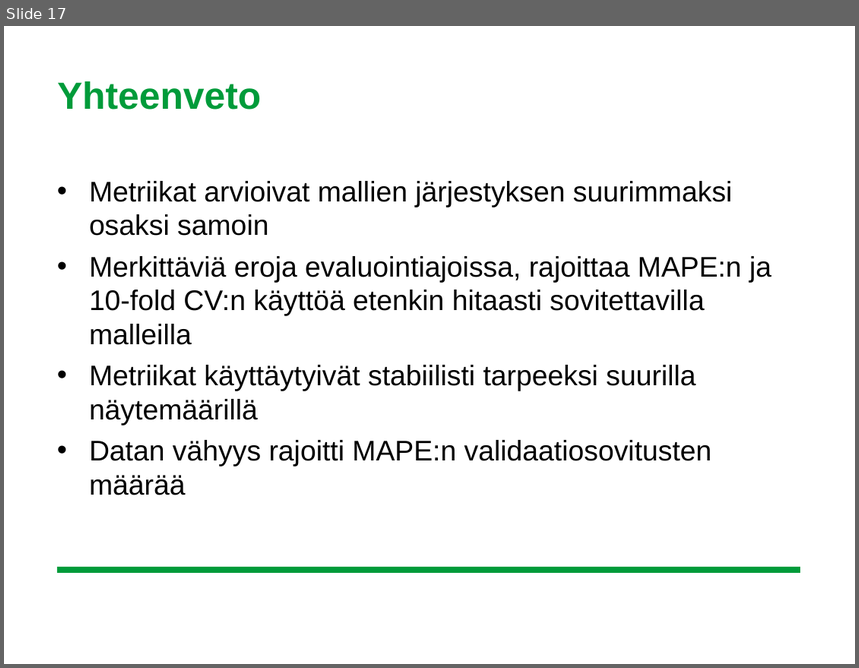
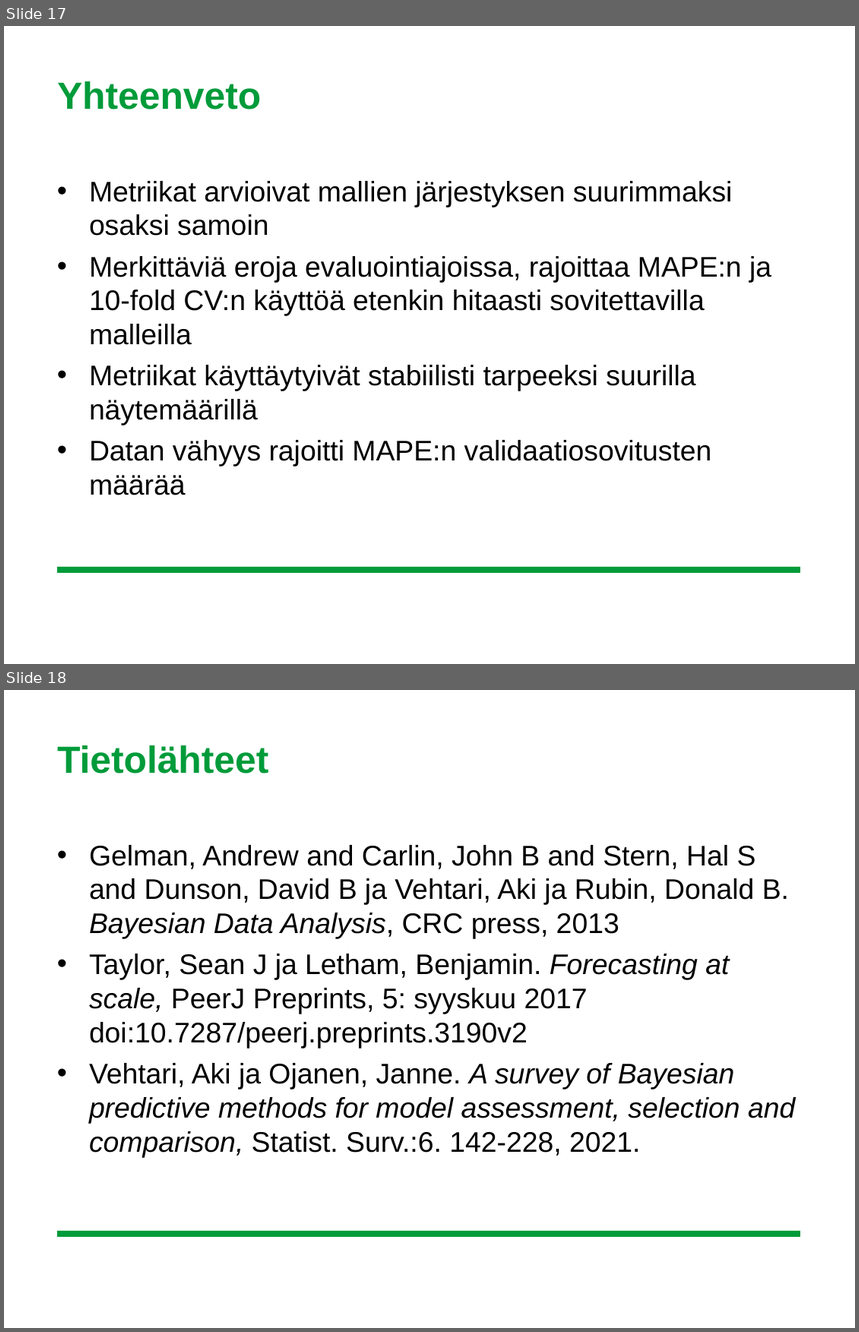
Before and after one commit to leevironty/BSC_thesis, a slide deck: presentations/kandisemma_valmis.ppt. Shown one above the other, each under a label of ours: slide 17 before the commit, slides 17 and 18 after it. The pictures are 859x668 and 859x1332 pixels, drawn with LibreOffice and Linux fonts; fonts in the diff are those of the drawing; background and template pictures are left out. Boxes give left, top, right and bottom in pixels: in the first picture for what was removed or moved away, otherwise in the second. Text is boxed around its words. In the diff, an @@ line names an element or a change of style, - is before the commit and + after.

```diff
--- a/presentations/kandisemma_valmis.ppt
+++ b/presentations/kandisemma_valmis.ppt
@@ slide 18 added at [4,690,855,1328], background #FFFFFF; not listed: 1 template element that a slide beside it also shows @@
@@ title added at [57,745,268,774], 32 pt, text #009B3A, bold @@
+Tietolähteet
@@ text added at [89,845,795,1157], 24 pt, text #000000 @@
+• Gelman, Andrew and Carlin, John B and Stern, Hal S and Dunson, David B ja Vehtari, Aki ja Rubin, Donald B. Bayesian Data Analysis, CRC press, 2013
+• Taylor, Sean J ja Letham, Benjamin. Forecasting at scale, PeerJ Preprints, 5: syyskuu 2017 doi:10.7287/peerj.preprints.3190v2
+• Vehtari, Aki ja Ojanen, Janne. A survey of Bayesian predictive methods for model assessment, selection and comparison, Statist. Surv.:6. 142-228, 2021.
```
Also in this commit, not shown: 6 slides changed, 4 other files.
